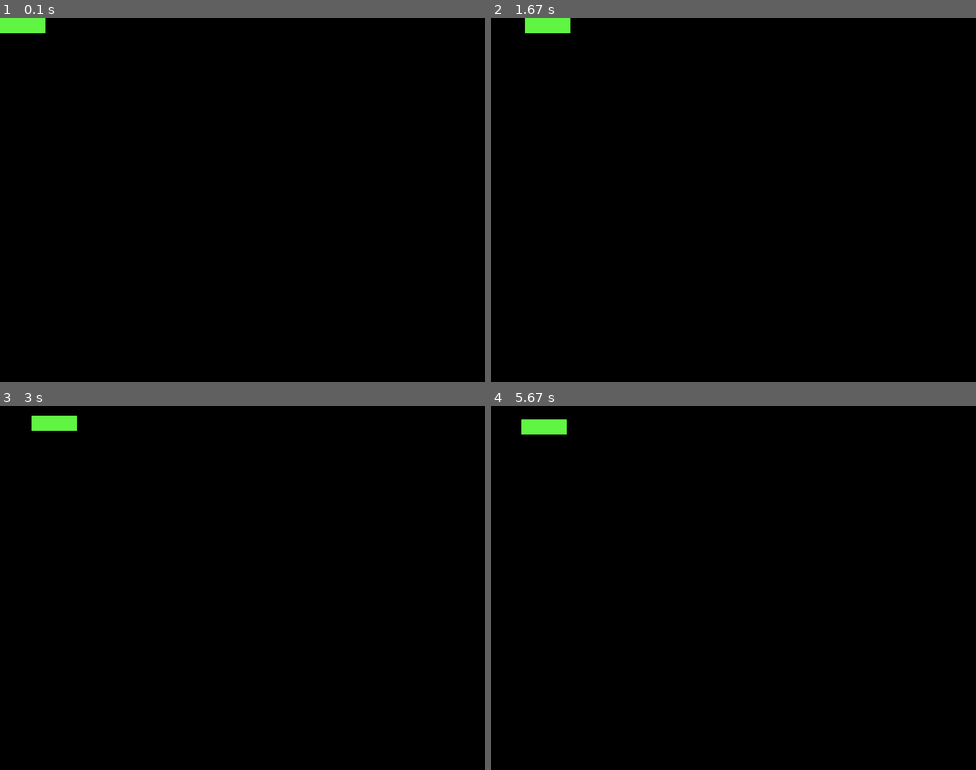
Above: before the commit, frames 1-4 (two rows, left to right).
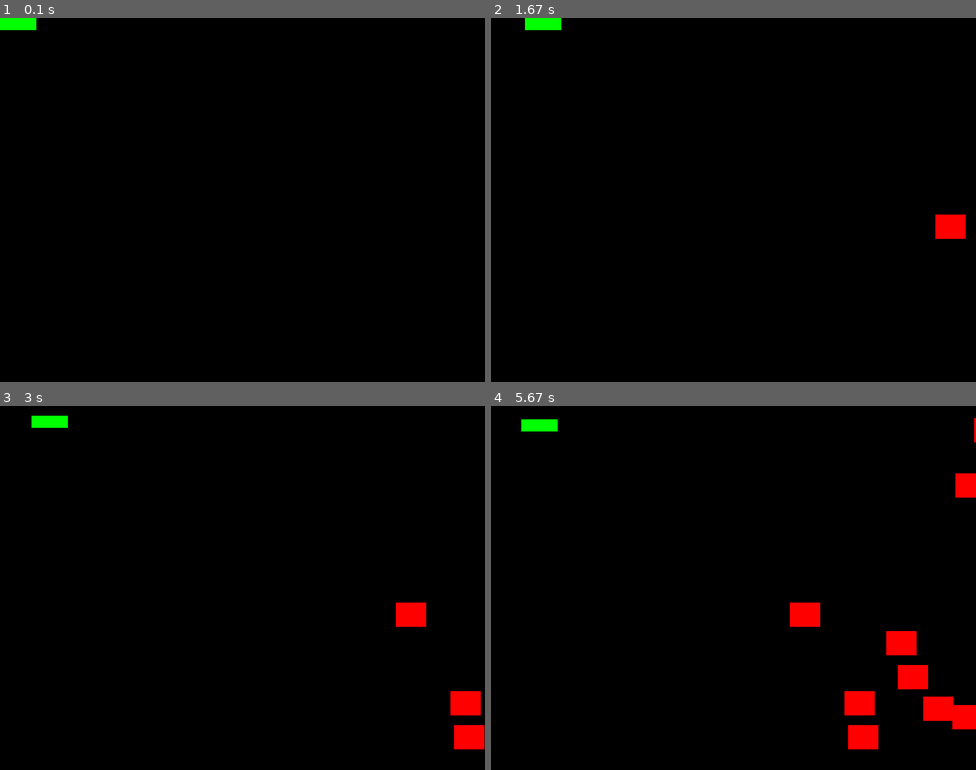
Above: after the commit, the same moments.

Repository: NikaBotchorishvili/Pygame--project
Game: pygame game, started from main.py
The game is run twice, just before and just after one commit, with the same random seed, the same clock (stepped at 60 frames per second) and the same inputs.
Inputs:
- Up to frame 1 (0.1 s): no input
- Up to frame 2 (1.67 s): hold W 0.33-0.8 s; hold Right 0.33-0.8 s; hold Right 0.83-1.3 s; hold Up 1.33-1.63 s
- Up to frame 3 (3 s): hold Right 1.67-2.13 s; hold Left 2.17-2.7 s; hold Down from 2.73 s (still down)
- Up to frame 4 (5.67 s): release Down at 3.03 s; hold Left 3.07-3.47 s; hold Up 3.5-3.87 s; hold Right 3.9-4.53 s; hold Down 4.57-4.93 s; hold Left 4.97-5.43 s; hold Right from 5.47 s (still down)

The runs differ from the first frame. In frame 1, 0.4% of the frame differs, in the area x 0-10%, y 0-5%; in frame 2, 0.8%; in frame 3, 1.6%; in frame 4, 3.5%, in the area x 6-100%, y 3-95%.

Commit message:
Added a font and an Game over screen

Diff:
--- a/main.py
+++ b/main.py
@@ -1,25 +1,33 @@
-import pygame
+import time
+
+import pygame,pygame.freetype
 import random
 from pygame.locals import (
     K_w, K_a, K_s, K_d,
     K_UP, K_LEFT, K_DOWN, K_RIGHT,
-    KEYDOWN, K_ESCAPE, QUIT
+    KEYDOWN, K_ESCAPE, QUIT,
+    RLEACCEL
 )
 
 pygame.init()
+
+pygame.font.init()
+GAME_FONT = pygame.freetype.Font("AlfaSlabOne-Regular.ttf", 100)
+
 
 class Player(pygame.sprite.Sprite):
     def __init__(self):
         super(Player, self).__init__()
         self.speed = 1
-        self.surf = pygame.Surface([75, 25])
-        self.surf.fill([96, 245, 66])
+        self.surf = pygame.Surface([60, 20])
+        self.surf.fill([0, 255, 0])
         self.rect = self.surf.get_rect()
 
     def update(self, pressed_keys):
         # PLAYER CONTROLLER
         if pressed_keys[K_w] or pressed_keys[K_UP]:
             self.rect.move_ip(0, -self.speed)
+            pygame.transform.rotate(self.surf, 90)
 
         if pressed_keys[K_s] or pressed_keys[K_DOWN]:
             self.rect.move_ip(0, self.speed)
@@ -48,7 +56,7 @@
 class Enemy(pygame.sprite.Sprite):
     def __init__(self):
         super(Enemy, self).__init__()
-        self.surf = pygame.Surface([20, 10])
+        self.surf = pygame.Surface([50, 40])
         self.surf.fill([255, 0, 0])
         self.rect = self.surf.get_rect(
             center=[
@@ -56,7 +64,7 @@
                 random.randint(0, SCREEN_HEIGHT)
             ]
         )
-        self.speed = random.randint(1 , 2)
+        self.speed = random.uniform(0.7, 1.1)
 
     def update(self):
         self.rect.move_ip(-self.speed, 0)
@@ -70,9 +78,16 @@
 
 screen = pygame.display.set_mode([SCREEN_WIDTH, SCREEN_HEIGHT])
 
+ADDENEMY = pygame.USEREVENT + 1
+pygame.time.set_timer(ADDENEMY, 250)
+
 running = True
+
 player = Player()
 
+enemies = pygame.sprite.Group()
+all_sprites = pygame.sprite.Group()
+all_sprites.add(player)
 while running:
     posX = 100
     posY = SCREEN_HEIGHT / 2
@@ -83,13 +98,27 @@
                 running = False
         elif event.type == QUIT:
             running = False
+        elif event.type == ADDENEMY:
+            enemy = Enemy()
+            enemies.add(enemy)
+            all_sprites.add(enemies)
 
     pressedKeys = pygame.key.get_pressed()
+
     player.update(pressedKeys)
+    enemies.update()
 
     screen.fill([0, 0, 0])
 
-    screen.blit(player.surf, player.rect)
+    for entity in all_sprites:
+        screen.blit(entity.surf, entity.rect)
+    if pygame.sprite.spritecollideany(player, enemies):
+        player.kill()
+        text_surface, rect = GAME_FONT.render("Game Over!",[255, 255, 255])
+
+        screen.blit(text_surface, [(SCREEN_WIDTH / 7) , (SCREEN_HEIGHT / 2.5)])
+        pygame.display.flip()
+        time.sleep(5)
+        running = False
     pygame.display.flip()
-
 pygame.quit()
Binary file added: AlfaSlabOne-Regular.ttf
